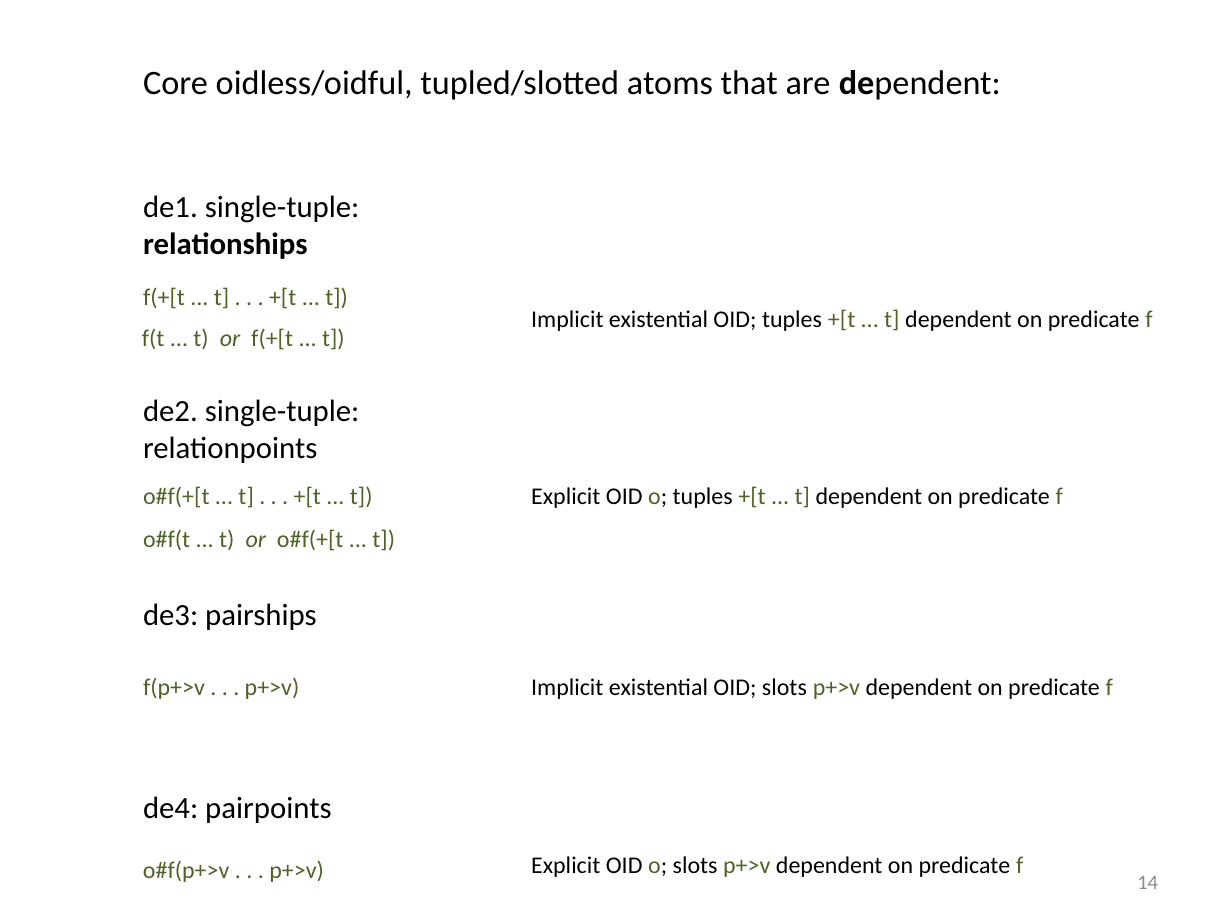
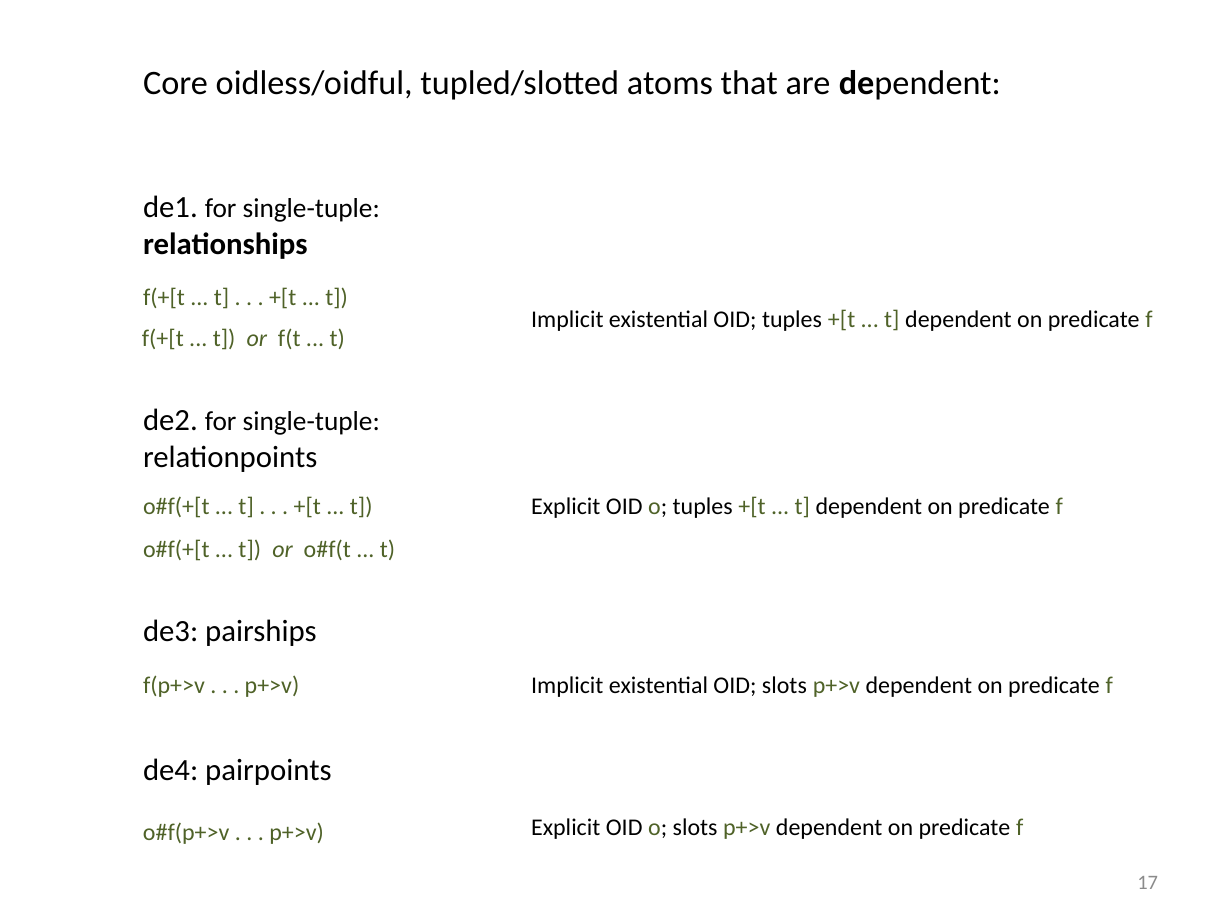
Before and after one commit to RuleML/ruleml-website, a slide deck: slide 17 of talks/PSOAMetamodelGrailogWedding.pptx (slide 14 before the commit). Drawn at 1232x924 pixels with LibreOffice and Linux fonts; fonts in the diff are those of the drawing. Boxes give left, top, right and bottom in pixels: in the first picture for what was removed or moved away, otherwise in the second. Text is boxed around its words. In the diff, an @@ line names an element or a change of style, - is before the commit and + after.

```diff
--- a/talks/PSOAMetamodelGrailogWedding.pptx
+++ b/talks/PSOAMetamodelGrailogWedding.pptx
@@ text at bbox=[143, 195, 380, 222]: text changed; size 18 to 16 pt @@
-de1. single-tuple:
+de1. for single-tuple:
@@ text at bbox=[142, 328, 345, 350]: text changed @@
-f(t ... t) or f(+[t ... t])
+f(+[t ... t]) or f(t ... t)
@@ text "de2. for single-tuple:": place and size @@
-text "de2. for single-tuple:" at bbox=[143, 399, 360, 463]
+text "de2. for single-tuple:" at bbox=[143, 408, 380, 472]
@@ text at bbox=[143, 408, 380, 435]: text changed; size 18 to 16 pt @@
-de2. single-tuple:
+de2. for single-tuple:
@@ text "o#f(+[t ... t] . . ...": place and size @@
-text "o#f(+[t ... t] . . ..." at bbox=[143, 486, 373, 508]
+text "o#f(+[t ... t] . . ..." at bbox=[143, 496, 373, 518]
@@ text "Explicit OID o; tuples +[t ...": place and size @@
-text "Explicit OID o; tuples +[t ..." at bbox=[531, 486, 1063, 508]
+text "Explicit OID o; tuples +[t ..." at bbox=[531, 496, 1063, 518]
@@ text at bbox=[143, 539, 395, 561]: text changed @@
-o#f(t ... t) or o#f(+[t ... t])
+o#f(+[t ... t]) or o#f(t ... t)
@@ text "de3: pairships": place and size @@
-text "de3: pairships" at bbox=[143, 603, 316, 630]
+text "de3: pairships" at bbox=[143, 619, 316, 646]
@@ 3 texts: place and size @@
-3 texts at bbox=[143, 796, 1023, 882]
+3 texts at bbox=[143, 758, 1023, 844]
@@ page number at bbox=[1137, 876, 1158, 889]: text changed @@
-14
+17
```
Also in this commit, not shown: 9 other slides changed, 3 slides added, 1 other file.
